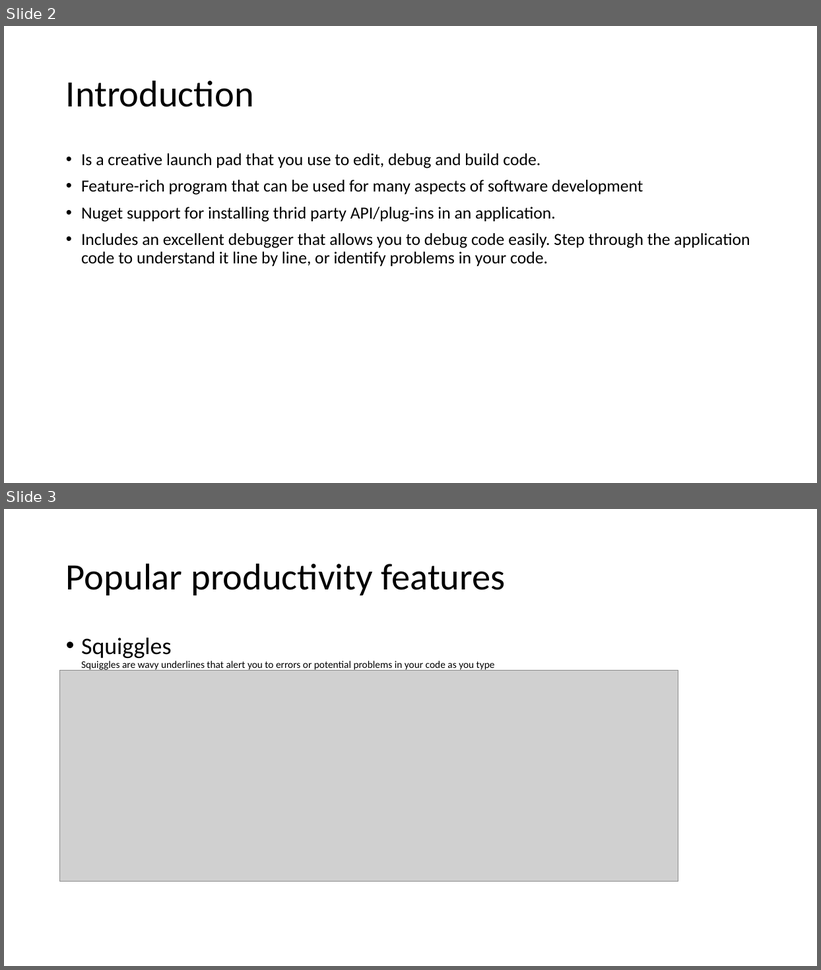
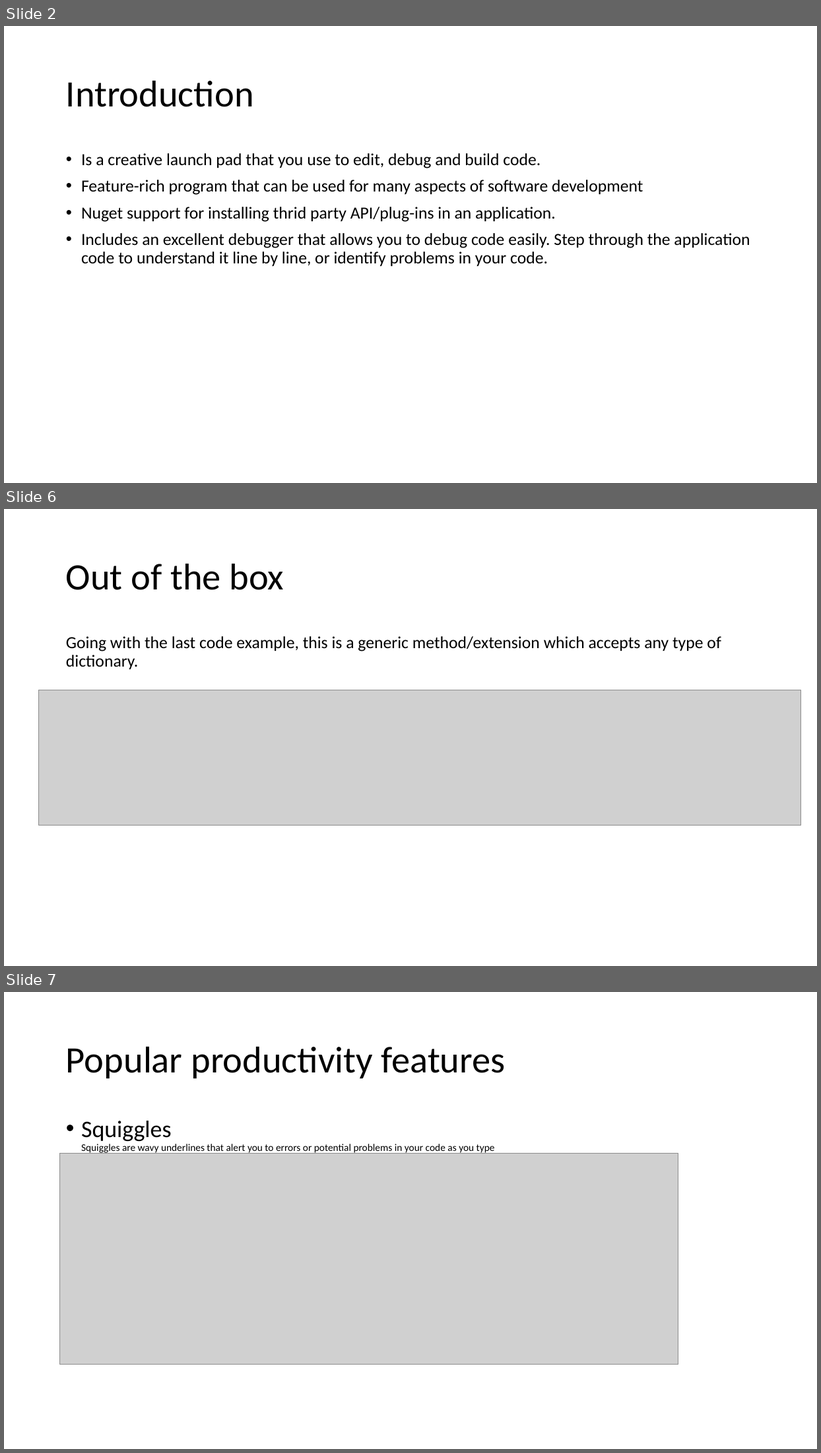
Before and after one commit to karenpayneoregon/VisualStudioEducation, a slide deck: PowerPoint/Working with Visual Studio.pptx. Shown one above the other, each under a label of ours: slides 2 and 3 before the commit, slides 2, 6 and 7 after it; the slides between them are not shown. The pictures are 821x970 and 821x1453 pixels, drawn with LibreOffice and Linux fonts; fonts in the diff are those of the drawing; grey boxes stand for pictures. Boxes give left, top, right and bottom in pixels: in the first picture for what was removed or moved away, otherwise in the second. Text is boxed around its words. In the diff, an @@ line names an element or a change of style, - is before the commit and + after.

Commit message:
Added more examples

```diff
--- a/PowerPoint/Working with Visual Studio.pptx
+++ b/PowerPoint/Working with Visual Studio.pptx
@@ slide 6 added at (4, 509, 817, 966), background #FFFFFF @@
@@ title added at (66, 563, 284, 590), 44 pt, text #000000 @@
+Out of the box
@@ text added at (66, 636, 721, 669), 20 pt, text #000000 @@
+Going with the last code example, this is a generic method/extension which accepts any type of dictionary.
@@ picture added at (39, 690, 801, 826) @@
@@ what was slide 3 is now slide 7 @@
```
Also in this commit, not shown: 3 other slides added, 13 other files.
